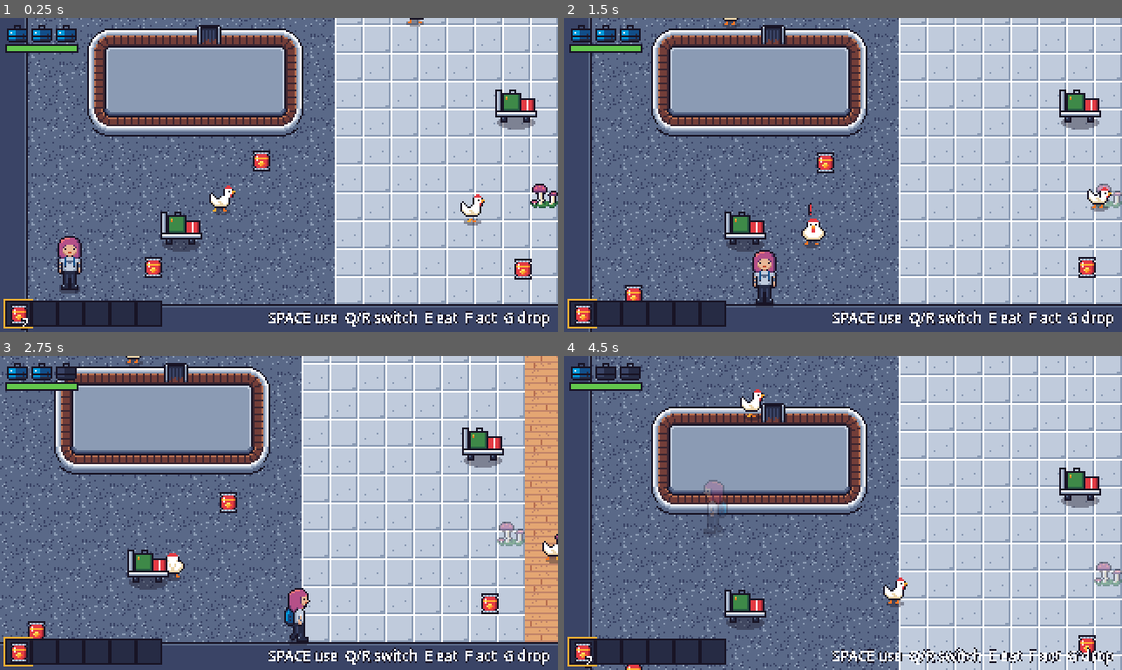
Above: before the commit, frames 1-4 (two rows, left to right).
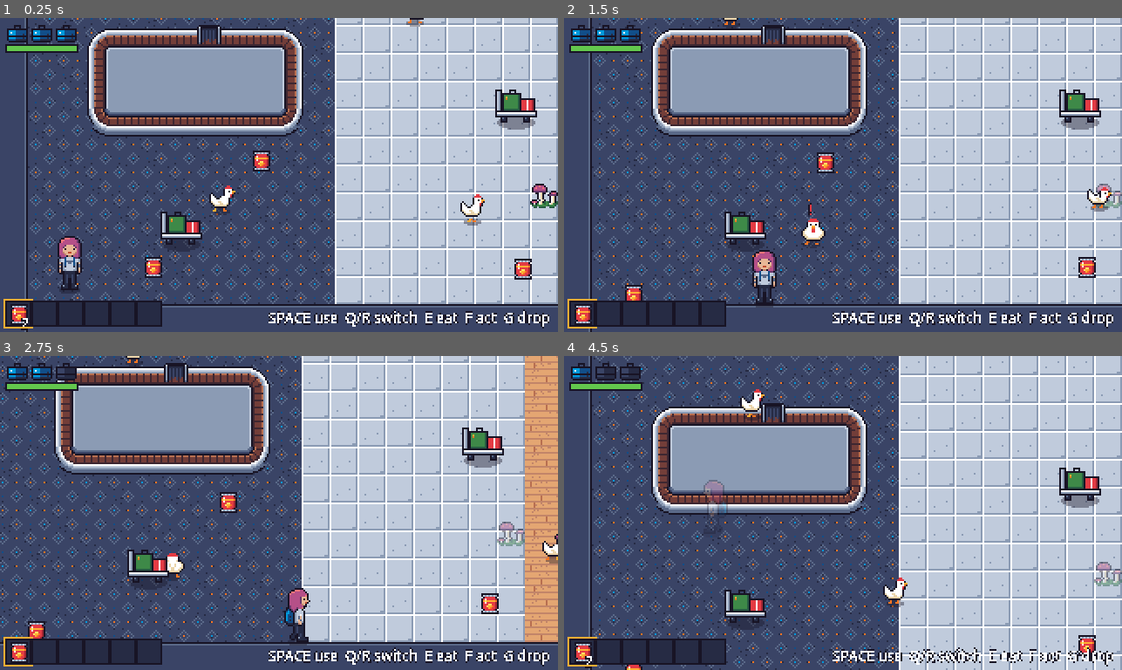
Above: after the commit, the same moments.

Repository: mvdmakesthings/PlanePoultryPanic
Game: Godot game, scene res://scenes/levels/prototype_room.tscn
Same seed, same stepped clock (60 frames per second), same inputs: the game is played once before the commit and once after it.
Inputs (mouse positions are in pixels of both pictures, inside the frame that each line leads up to):
- Up to frame 1 (0.25 s): no input
- Up to frame 2 (1.5 s): move the mouse to (965, 159) at 0.52 s; hold D (move_right) 0.53-1.28 s; hold G (drop_item) 0.53-1.28 s; click (965, 159) at 0.67 s; move the mouse to (731, 190) at 1.27 s; hold S (move_down) from 1.28 s (still down); tap E (eat_snack) at 1.35 s
- Up to frame 3 (2.75 s): move the mouse to (334, 443) at 2.02 s; release S (move_down) at 2.03 s; hold D (move_right) from 2.03 s (still down); hold F (interact) from 2.03 s (still down)
- Up to frame 4 (4.5 s): move the mouse to (815, 575) at 2.77 s; release D (move_right) at 2.78 s; release F (interact) at 2.78 s; hold W (move_up) 2.78-3.53 s; tap R (next_item) at 2.85 s; click (815, 575) at 2.92 s; move the mouse to (1010, 560) at 3.52 s; hold Q (prev_item) 3.53-4.28 s; hold A (move_left) from 3.53 s (still down); move the mouse to (675, 465) at 4.27 s; tap Shift (run) at 4.35 s

The runs differ from the first frame. In frame 1, 29% of the frame differs, in the area x 5-60%, y 0-92%; in frame 2, 29%; in frame 3, 28%; in frame 4, 32%, in the area x 5-60%, y 0-100%.

Commit message:
Dress the prototype room with plants, windows, signs, and carpet
Hang the departure board, four tarmac windows (two framing a parked
plane), and the welcome banner on the north wall face, clear of the
closet, extinguisher cabinet, and gate. Add four potted plants as solid
floor props in the nav_obstacles group so chickens route around them,
and lay the patterned carpet on the west side of the room. Note the new
props in the design document's Environment section.

Diff:
--- a/game/scenes/levels/prototype_room.tscn
+++ b/game/scenes/levels/prototype_room.tscn
@@ -11,6 +11,11 @@
 [ext_resource type="PackedScene" path="res://scenes/objects/extinguisher_cabinet.tscn" id="9_cabinet"]
 [ext_resource type="PackedScene" path="res://scenes/objects/hiding_spot.tscn" id="10_closet"]
 [ext_resource type="PackedScene" path="res://scenes/objects/roost.tscn" id="11_roost"]
+[ext_resource type="PackedScene" path="res://scenes/objects/potted_plant.tscn" id="12_plant"]
+[ext_resource type="Script" path="res://scripts/objects/flipbook_sprite.gd" id="13_flipbook"]
+[ext_resource type="Texture2D" path="res://assets/sprites/departure_board.png" id="14_board"]
+[ext_resource type="Texture2D" path="res://assets/sprites/window.png" id="15_window"]
+[ext_resource type="Texture2D" path="res://assets/sprites/welcome_banner.png" id="16_banner"]
 
 [node name="PrototypeRoom" type="Node2D"]
 script = ExtResource("1_room")
@@ -18,6 +23,46 @@
 [node name="Floor" type="TileMapLayer" parent="."]
 
 [node name="Props" type="TileMapLayer" parent="."]
+
+[node name="WallDecor" type="Node2D" parent="."]
+
+[node name="WindowWest" type="Sprite2D" parent="WallDecor"]
+position = Vector2(24, 34)
+texture = ExtResource("15_window")
+centered = false
+hframes = 3
+
+[node name="DepartureBoard" type="Sprite2D" parent="WallDecor"]
+position = Vector2(96, 33)
+texture = ExtResource("14_board")
+centered = false
+hframes = 4
+script = ExtResource("13_flipbook")
+
+[node name="WindowTarmac" type="Sprite2D" parent="WallDecor"]
+position = Vector2(208, 34)
+texture = ExtResource("15_window")
+centered = false
+hframes = 3
+
+[node name="WindowPlaneNose" type="Sprite2D" parent="WallDecor"]
+position = Vector2(248, 34)
+texture = ExtResource("15_window")
+centered = false
+hframes = 3
+frame = 1
+
+[node name="WindowPlaneTail" type="Sprite2D" parent="WallDecor"]
+position = Vector2(288, 34)
+texture = ExtResource("15_window")
+centered = false
+hframes = 3
+frame = 2
+
+[node name="WelcomeBanner" type="Sprite2D" parent="WallDecor"]
+position = Vector2(338, 35)
+texture = ExtResource("16_banner")
+centered = false
 
 [node name="Gate" parent="." instance=ExtResource("8_gate")]
 position = Vector2(400, 32)
@@ -94,6 +139,20 @@
 [node name="Cart3" parent="Entities" instance=ExtResource("7_cart")]
 position = Vector2(400, 150)
 
+[node name="PlantWest" parent="Entities" instance=ExtResource("12_plant")]
+position = Vector2(26, 80)
+variety = 1
+
+[node name="PlantGateLeft" parent="Entities" instance=ExtResource("12_plant")]
+position = Vector2(388, 80)
+
+[node name="PlantGateRight" parent="Entities" instance=ExtResource("12_plant")]
+position = Vector2(455, 80)
+
+[node name="PlantWindows" parent="Entities" instance=ExtResource("12_plant")]
+position = Vector2(328, 80)
+variety = 1
+
 [node name="UI" type="CanvasLayer" parent="."]
 
 [node name="HUD" parent="UI" instance=ExtResource("5_hud")]
--- /dev/null
+++ b/game/scenes/objects/potted_plant.tscn
@@ -0,0 +1,21 @@
+[gd_scene format=3]
+
+[ext_resource type="Script" path="res://scripts/objects/potted_plant.gd" id="1_plant"]
+[ext_resource type="Texture2D" path="res://assets/sprites/potted_plant.png" id="2_texture"]
+
+[sub_resource type="RectangleShape2D" id="RectangleShape2D_pot"]
+size = Vector2(12, 6)
+
+[node name="PottedPlant" type="StaticBody2D" groups=["nav_obstacles"]]
+collision_layer = 1
+collision_mask = 0
+script = ExtResource("1_plant")
+
+[node name="Sprite2D" type="Sprite2D" parent="."]
+texture = ExtResource("2_texture")
+offset = Vector2(0, -12)
+hframes = 2
+
+[node name="CollisionShape2D" type="CollisionShape2D" parent="."]
+position = Vector2(0, -3)
+shape = SubResource("RectangleShape2D_pot")
--- a/game/scripts/levels/prototype_room.gd
+++ b/game/scripts/levels/prototype_room.gd
@@ -20,6 +20,8 @@
 	"wall_face_upper": Vector2i(3, 1), "wall_face_lower": Vector2i(4, 1),
 	"wall_edge_right": Vector2i(5, 1), "wall_edge_left": Vector2i(6, 1),
 	"wall_edge_bottom": Vector2i(7, 1),
+	"carpet_pattern_a": Vector2i(0, 2), "carpet_pattern_b": Vector2i(1, 2),
+	"carpet_pattern_shadow": Vector2i(2, 2),
 }
 ## Rows in carousel.png; each row has 4 belt animation frames.
 const CAROUSEL_ROWS := {
@@ -110,7 +112,7 @@
 		return "wall_edge_bottom"
 	if y < WALL_ROWS:
 		return ["wall_top", "wall_lip", "wall_face_upper", "wall_face_lower"][y]
-	var material := "carpet" if x < 12 else "tile" if x < 20 else "wood"
+	var material := "carpet_pattern" if x < 12 else "tile" if x < 20 else "wood"
 	if y == WALL_ROWS:
 		return material + "_shadow"
 	# Mix the two variants so the repetition is harder to spot.
--- /dev/null
+++ b/game/scripts/objects/flipbook_sprite.gd
@@ -0,0 +1,13 @@
+class_name FlipbookSprite
+extends Sprite2D
+## A sprite that loops through its sheet's frames at a fixed rate, for
+## ambient animation like the departure board's flickering statuses.
+
+@export var fps := 3.0
+
+var _time := 0.0
+
+
+func _process(delta: float) -> void:
+	_time += delta
+	frame = int(_time * fps) % (hframes * vframes)
--- /dev/null
+++ b/game/scripts/objects/potted_plant.gd
@@ -0,0 +1,19 @@
+class_name PottedPlant
+extends StaticBody2D
+## A planter on the terminal floor. The pot is solid, and the plant joins
+## the nav_obstacles group so chickens path around it like a wall.
+
+const SHADOW_COLOR := Color(0.094, 0.078, 0.145, 0.4)
+
+## Column in potted_plant.png: 0 is the ficus, 1 the snake plant.
+@export_enum("ficus", "snake_plant") var variety := 0
+
+
+func _ready() -> void:
+	$Sprite2D.frame = variety
+
+
+func _draw() -> void:
+	# Flat shadow under the pot; the sprite draws on top of it.
+	draw_set_transform(Vector2(0, -1), 0.0, Vector2(1.0, 0.45))
+	draw_circle(Vector2.ZERO, 8.0, SHADOW_COLOR)
Not shown, added: game/assets/sprites/departure_board.png.import
Not shown, added: game/assets/sprites/potted_plant.png.import
Not shown, added: game/assets/sprites/welcome_banner.png.import
Not shown, added: game/assets/sprites/window.png.import
Not shown, added: game/scripts/objects/flipbook_sprite.gd.uid
Not shown, added: game/scripts/objects/potted_plant.gd.uid
Not shown, changed: docs/game-design-document.md
